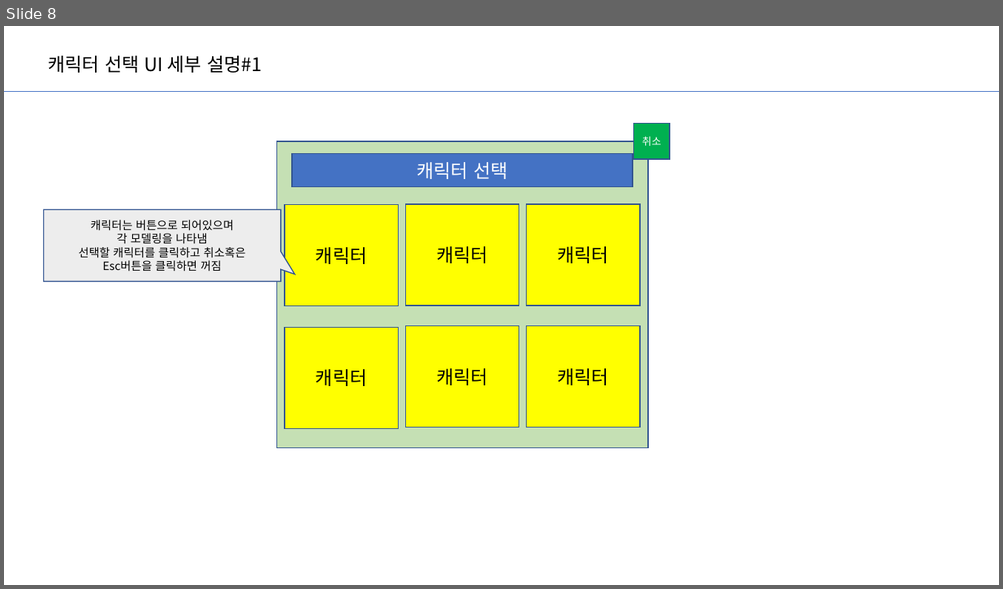
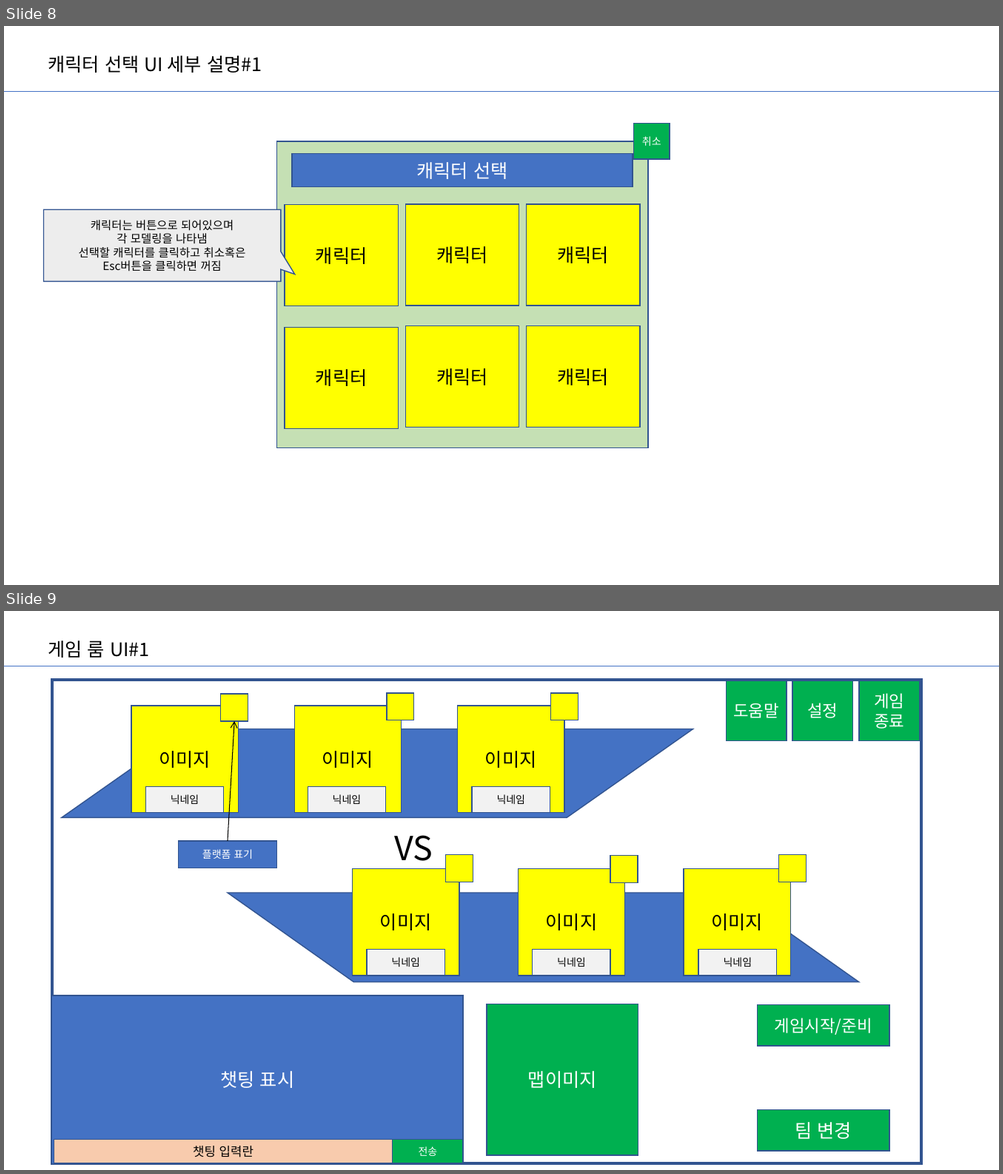
Before and after one commit to uhreungdu/2022game, a slide deck: document/gameUI.pptx. Shown one above the other, each under a label of ours: slide 8 before the commit, slides 8 and 9 after it. The pictures are 1003x589 and 1003x1174 pixels, drawn with LibreOffice and Linux fonts; fonts in the diff are those of the drawing. Boxes give left, top, right and bottom in pixels: in the first picture for what was removed or moved away, otherwise in the second. Text is boxed around its words. In the diff, an @@ line names an element or a change of style, - is before the commit and + after.

```diff
--- a/document/gameUI.pptx
+++ b/document/gameUI.pptx
@@ slide 9 added at (4, 611, 999, 1170), background #FFFFFF @@
@@ text added at (48, 641, 149, 658), 18 pt, text #000000 @@
+게임 룸 UI#1
@@ line added from (4, 667) to (999, 667), #4472C4 0.5 pt @@
@@ rectangle added at (52, 680, 921, 1164), fill #FFFFFF, outline #325491 3 pt @@
@@ rectangle added at (220, 694, 248, 721), fill #FFFF00, outline #325491 1 pt @@
@@ rectangle added at (387, 693, 415, 721), fill #FFFF00, outline #325491 1 pt @@
@@ rectangle added at (551, 693, 578, 721), fill #FFFF00, outline #325491 1 pt @@
@@ rectangle added at (726, 681, 787, 741), fill #00B050, outline #325491 1 pt, 16 pt, text #FFFFFF @@
+도움말
@@ rectangle added at (793, 681, 853, 741), fill #00B050, outline #325491 1 pt, 16 pt, text #FFFFFF @@
+설정
@@ rectangle added at (859, 681, 919, 741), fill #00B050, outline #325491 1 pt, 16 pt, text #FFFFFF @@
+게임
+종료
@@ arrow added from (227, 841) to (235, 721), #000000 0.75 pt @@
@@ group added at (62, 706, 693, 817): 3 rectangles, 1 flow chart input output @@
+이미지
+이미지
+이미지
@@ rectangle added at (146, 787, 224, 813), fill #F2F2F2, outline #325491 1 pt, 10 pt, text #000000 @@
+닉네임
@@ rectangle added at (307, 787, 386, 813), fill #F2F2F2, outline #325491 1 pt, 10 pt, text #000000 @@
+닉네임
@@ rectangle added at (472, 787, 550, 813), fill #F2F2F2, outline #325491 1 pt, 10 pt, text #000000 @@
+닉네임
@@ rectangle added at (178, 841, 276, 868), fill #4472C4, outline #325491 1 pt, 10 pt, text #FFFFFF @@
+플랫폼 표기
@@ text added at (394, 835, 432, 861), 32 pt, text #000000 @@
+VS
@@ rectangle added at (446, 855, 473, 883), fill #FFFF00, outline #325491 1 pt @@
@@ rectangle added at (611, 856, 638, 883), fill #FFFF00, outline #325491 1 pt @@
@@ group added at (227, 869, 859, 982): 3 rectangles, 1 flow chart input output @@
+이미지
+이미지
+이미지
@@ rectangle added at (779, 855, 806, 883), fill #FFFF00, outline #325491 1 pt @@
@@ rectangle added at (367, 950, 445, 976), fill #F2F2F2, outline #325491 1 pt, 10 pt, text #000000 @@
+닉네임
@@ rectangle added at (532, 950, 611, 976), fill #F2F2F2, outline #325491 1 pt, 10 pt, text #000000 @@
+닉네임
@@ rectangle added at (699, 950, 777, 976), fill #F2F2F2, outline #325491 1 pt, 10 pt, text #000000 @@
+닉네임
@@ rectangle added at (52, 996, 463, 1164), fill #4472C4, outline #325491 1 pt, 18 pt, text #FFFFFF @@
+챗팅 표시
@@ rectangle added at (486, 1004, 638, 1156), fill #00B050, outline #325491 1 pt, 18 pt, text #FFFFFF @@
+맵이미지
@@ rectangle added at (757, 1005, 890, 1046), fill #00B050, outline #325491 1 pt, 16 pt, text #FFFFFF @@
+게임시작/준비
@@ rectangle added at (757, 1111, 890, 1151), fill #00B050, outline #325491 1 pt, 18 pt, text #FFFFFF @@
+팀 변경
@@ rectangle added at (54, 1140, 392, 1164), fill #F8CBAD, outline #325491 1 pt, 12 pt, text #000000 @@
+챗팅 입력란
@@ rectangle added at (392, 1140, 463, 1164), fill #00B050, outline #325491 1 pt, 10 pt, text #FFFFFF @@
+전송
```
Also in this commit, not shown: 1 other slide added, 2 other files.
